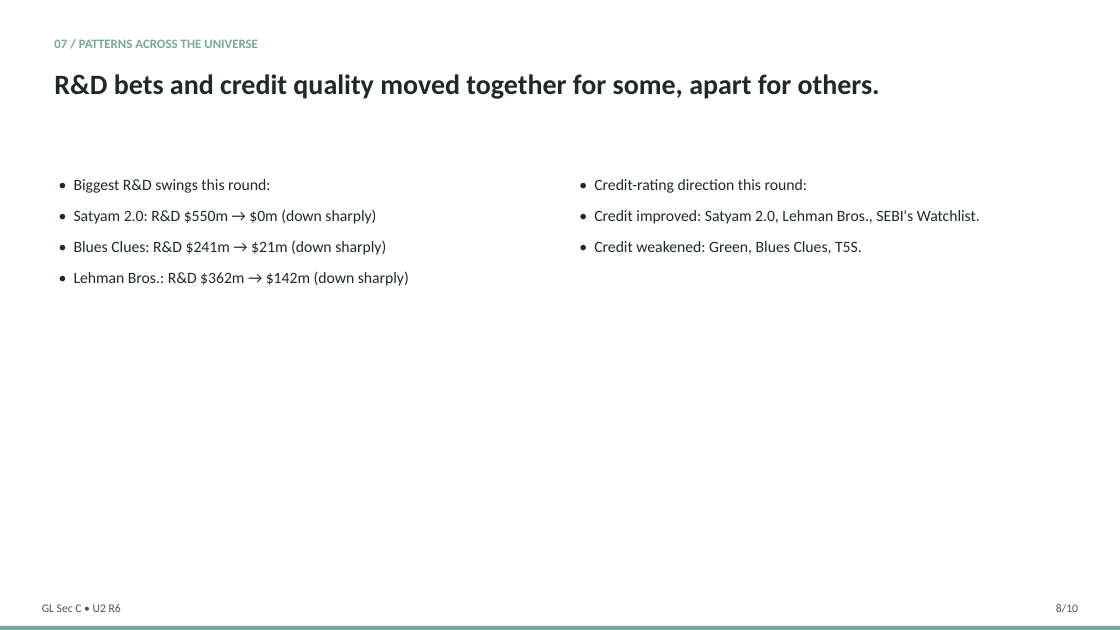
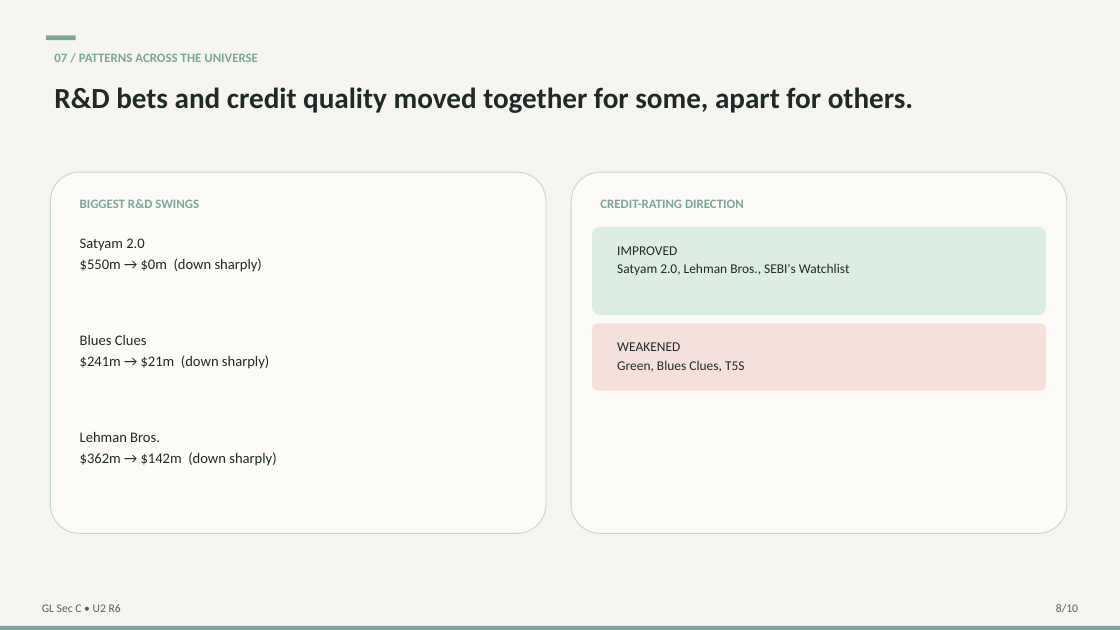
Before and after one commit to swapnilsahoo/swapnilsahoo-next, a slide deck: slide 8 of public/documents/business-simulation/round-6/section-c/section-c-round6-universe2-debrief.pptx. Drawn at 1120x630 pixels with LibreOffice and Linux fonts; fonts in the diff are those of the drawing. Boxes give left, top, right and bottom in pixels: in the first picture for what was removed or moved away, otherwise in the second. Text is boxed around its words. In the diff, an @@ line names an element or a change of style, - is before the commit and + after.

```diff
--- a/public/documents/business-simulation/round-6/section-c/section-c-round6-universe2-debrief.pptx
+++ b/public/documents/business-simulation/round-6/section-c/section-c-round6-universe2-debrief.pptx
@@ background #FFFFFF to #F7F5F0 @@
@@ text "07 / PATTERNS ACROSS THE ...": place and size @@
-text "07 / PATTERNS ACROSS THE ..." at (54, 39, 258, 48)
+text "07 / PATTERNS ACROSS THE ..." at (54, 53, 258, 62)
@@ rectangle added at (46, 35, 76, 40), fill #78A79B @@
@@ text "R&D bets and credit quality ...": place and size @@
-text "R&D bets and credit quality ..." at (54, 74, 880, 99)
+text "R&D bets and credit quality ..." at (54, 87, 913, 113)
@@ text "R&D bets and credit quality ..." at (54, 87, 913, 113): size 24 to 25 pt @@
@@ rounded rectangle added at (50, 172, 546, 534), fill #FCFBF8, outline #C3D8C5 0.75 pt @@
@@ text removed at (74, 179, 409, 286) @@
-• Biggest R&D swings this round:
-• Satyam 2.0: R&D $550m → $0m (down sharply)
-• Blues Clues: R&D $241m → $21m (down sharply)
-• Lehman Bros.: R&D $362m → $142m (down sharply)
@@ rounded rectangle added at (571, 172, 1067, 534), fill #FCFBF8, outline #C3D8C5 0.75 pt @@
@@ text added at (80, 199, 199, 208), 11 pt, text #78A79B, bold @@
+BIGGEST R&D SWINGS
@@ text added at (600, 199, 744, 208), 11 pt, text #78A79B, bold @@
+CREDIT-RATING DIRECTION
@@ text added at (80, 238, 262, 272), 12.5 pt, text #1F2A28 @@
+Satyam 2.0
+$550m → $0m (down sharply)
@@ rounded rectangle added at (592, 227, 1046, 315), fill #DCEEE2 @@
@@ text at (617, 246, 850, 275): text changed; size 13.5 to 11.5 pt @@
-• Credit-rating direction this round:
-• Credit improved: Satyam 2.0, Lehman Bros., SEBI's Watchlist.
-• Credit weakened: Green, Blues Clues, T5S.
+IMPROVED
+Satyam 2.0, Lehman Bros., SEBI's Watchlist
@@ rounded rectangle added at (592, 323, 1046, 391), fill #F6E0DC @@
@@ text added at (80, 335, 269, 369), 12.5 pt, text #1F2A28 @@
+Blues Clues
+$241m → $21m (down sharply)
@@ text added at (617, 342, 745, 372), 11.5 pt, text #1F2A28 @@
+WEAKENED
+Green, Blues Clues, T5S
@@ text added at (80, 432, 276, 466), 12.5 pt, text #1F2A28 @@
+Lehman Bros.
+$362m → $142m (down sharply)
@@ text "GL Sec C • U2 ..." at (42, 604, 121, 612): text colour #4A5552 to #55605D @@
@@ text "8/10" at (1056, 604, 1078, 613): text colour #4A5552 to #55605D @@
```
Also in this commit, not shown: 9 other slides changed, 5 other files.
